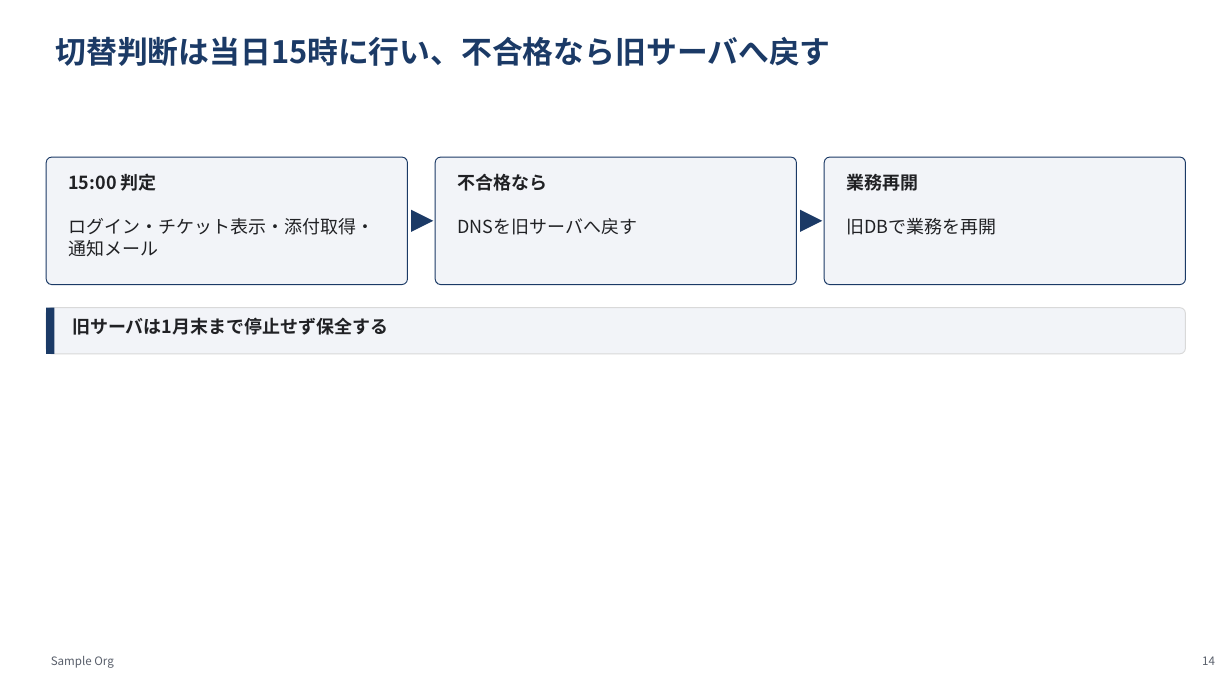
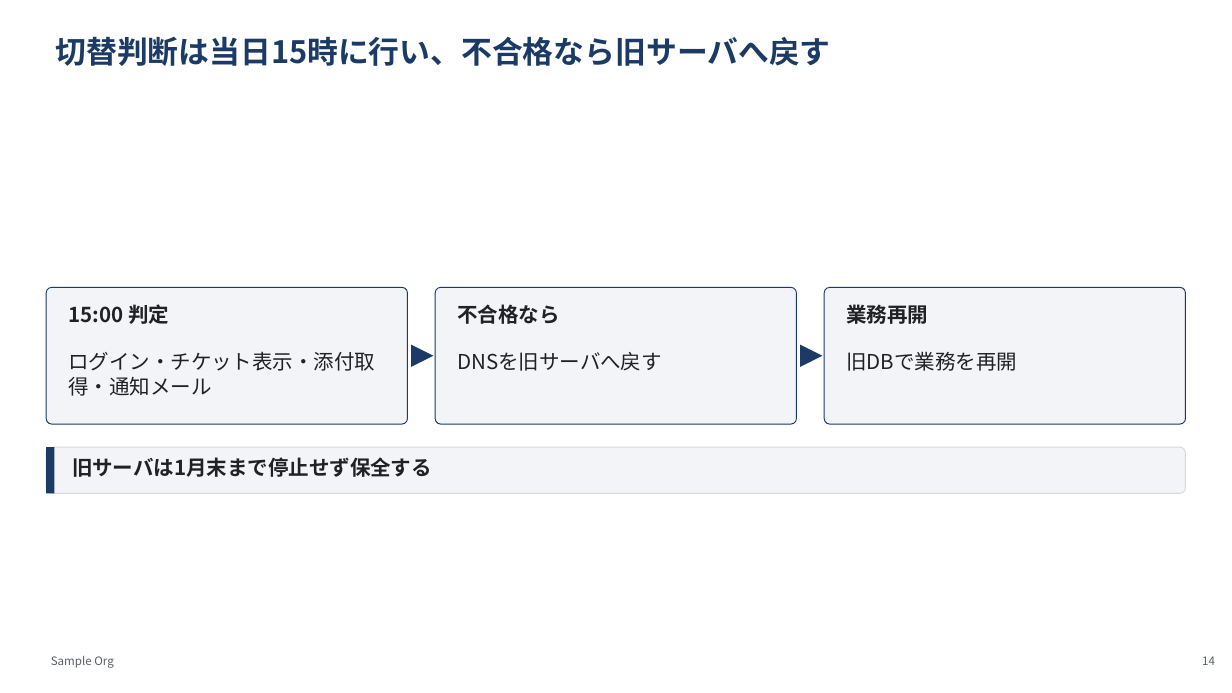
Before and after one commit to YHirano7/Artifacts, a slide deck: slide 14 of skills/pptx-deck/examples/redmine-migration/redmine-migration.pptx. Drawn at 1232x693 pixels with LibreOffice and Linux fonts; fonts in the diff are those of the drawing. Boxes give left, top, right and bottom in pixels: in the first picture for what was removed or moved away, otherwise in the second. Text is boxed around its words. In the diff, an @@ line names an element or a change of style, - is before the commit and + after.

```diff
--- a/skills/pptx-deck/examples/redmine-migration/redmine-migration.pptx
+++ b/skills/pptx-deck/examples/redmine-migration/redmine-migration.pptx
@@ rounded rectangle: place and size @@
-rounded rectangle at box(46, 157, 408, 285)
+rounded rectangle at box(46, 287, 408, 424)
@@ text "15:00 判定": place and size @@
-text "15:00 判定" at box(68, 173, 157, 191)
+text "15:00 判定" at box(68, 304, 169, 324)
@@ rounded rectangle: place and size @@
-rounded rectangle at box(435, 157, 797, 285)
+rounded rectangle at box(435, 287, 797, 424)
@@ text "不合格なら": place and size @@
-text "不合格なら" at box(457, 173, 547, 191)
+text "不合格なら" at box(457, 304, 559, 324)
@@ proportions changed in 3 elements at box(46, 287, 408, 424), box(435, 287, 797, 424), box(824, 287, 1186, 424) @@
@@ rounded rectangle: place and size @@
-rounded rectangle at box(824, 157, 1186, 285)
+rounded rectangle at box(824, 287, 1186, 424)
@@ text "業務再開": place and size @@
-text "業務再開" at box(846, 171, 918, 195)
+text "業務再開" at box(846, 302, 928, 328)
@@ text "ログイン・チケット表示・添付取得・通知メール": place and size @@
-text "ログイン・チケット表示・添付取得・通知メール" at box(68, 218, 374, 256)
+text "ログイン・チケット表示・添付取得・通知メール" at box(68, 351, 375, 396)
@@ triangle: place and size @@
-triangle at box(411, 210, 433, 232)
+triangle at box(411, 345, 433, 367)
@@ text "DNSを旧サーバへ戻す": place and size @@
-text "DNSを旧サーバへ戻す" at box(457, 218, 637, 235)
+text "DNSを旧サーバへ戻す" at box(457, 352, 662, 371)
@@ triangle: place and size @@
-triangle at box(800, 210, 823, 232)
+triangle at box(800, 345, 823, 367)
@@ text "旧DBで業務を再開": place and size @@
-text "旧DBで業務を再開" at box(846, 218, 996, 235)
+text "旧DBで業務を再開" at box(846, 351, 1017, 371)
@@ 1 text, 1 rounded rectangle, 1 rectangle: place and size @@
-1 text, 1 rounded rectangle, 1 rectangle at box(46, 308, 1186, 354)
+1 text, 1 rounded rectangle, 1 rectangle at box(46, 447, 1186, 494)
@@ size 14 to 16 pt in 7 elements at box(68, 304, 169, 324), box(457, 304, 559, 324), box(846, 302, 928, 328), box(68, 351, 375, 396), box(457, 352, 662, 371), box(846, 351, 1017, 371), box(72, 457, 432, 477) @@
```
Also in this commit, not shown: 5 other slides changed, 39 other files.
